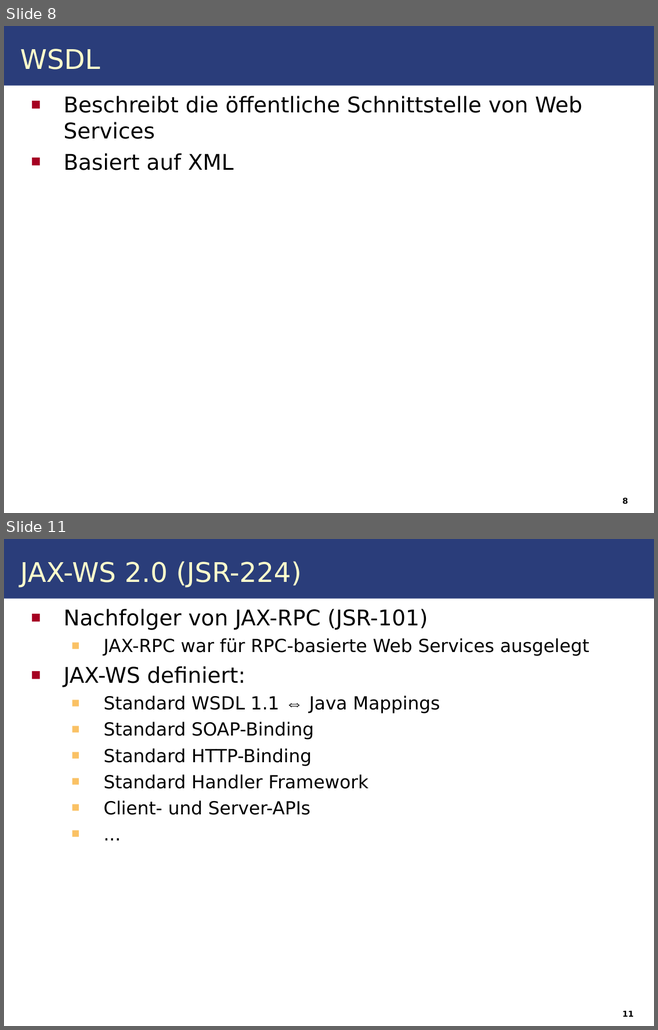
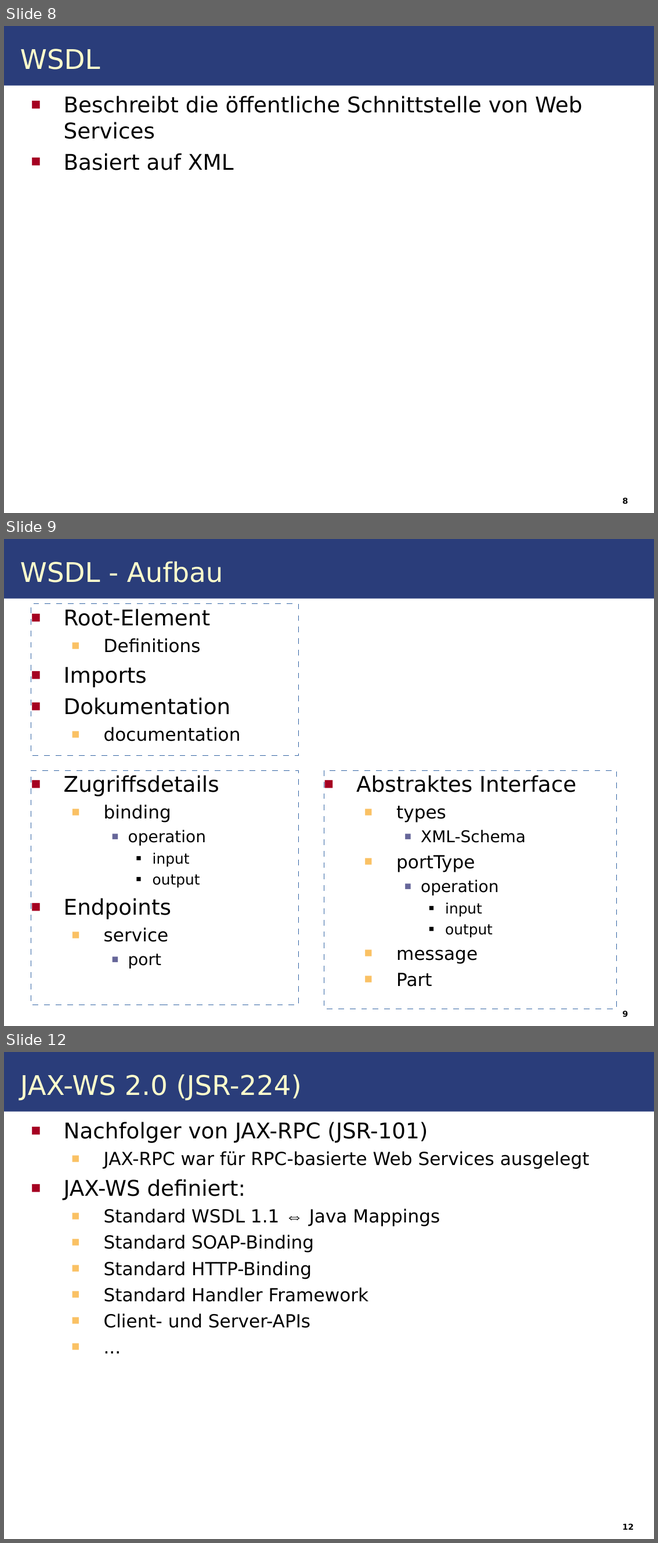
Before and after one commit to IAAS/decidr, a slide deck: seminars/rr/presentation/Web_Services.odp. Shown one above the other, each under a label of ours: slides 8 and 11 before the commit, slides 8, 9 and 12 after it; the slides between them are not shown. The pictures are 658x1030 and 658x1543 pixels, drawn with LibreOffice and Linux fonts; fonts in the diff are those of the drawing. Boxes give left, top, right and bottom in pixels: in the first picture for what was removed or moved away, otherwise in the second. Text is boxed around its words. In the diff, an @@ line names an element or a change of style, - is before the commit and + after.

```diff
--- a/seminars/rr/presentation/Web_Services.odp
+++ b/seminars/rr/presentation/Web_Services.odp
@@ slide 9 added at <box>4,539,654,1026</box>, background #FFFFFF; not listed: 1 template element that a slide beside it also shows @@
@@ text added at <box>20,561,223,583</box>, 30 pt, text #FFFFCC @@
+WSDL - Aufbau
@@ text added at <box>31,604,298,762</box>, outline #3465A4 0 pt, 24 pt, text #000000 @@
+■ Root-Element
+  ■ Definitions
+■ Imports
+■ Dokumentation
+  ■ documentation
@@ text added at <box>31,770,298,1011</box>, outline #3465A4 0 pt, 24 pt, text #000000 @@
+■ Zugriffsdetails
+  ■ binding
+    ■ operation
+      ■ input
+      ■ output
+■ Endpoints
+  ■ service
+    ■ port
@@ text added at <box>324,770,616,1015</box>, outline #3465A4 0 pt, 20 pt, text #000000 @@
+■ Abstraktes Interface
+  ■ types
+    ■ XML-Schema
+  ■ portType
+    ■ operation
+      ■ input
+      ■ output
+  ■ message
+  ■ Part
@@ page number added at <box>622,1011,628,1017</box>, 9 pt, text #000000, bold @@
+9
@@ what was slide 11 is now slide 12 @@
@@ page number at <box>622,1524,633,1530</box>: text changed @@
-11
+12
```
Also in this commit, not shown: 5 slides changed, 6 other slides added, 6 slides removed, 1 other file.
